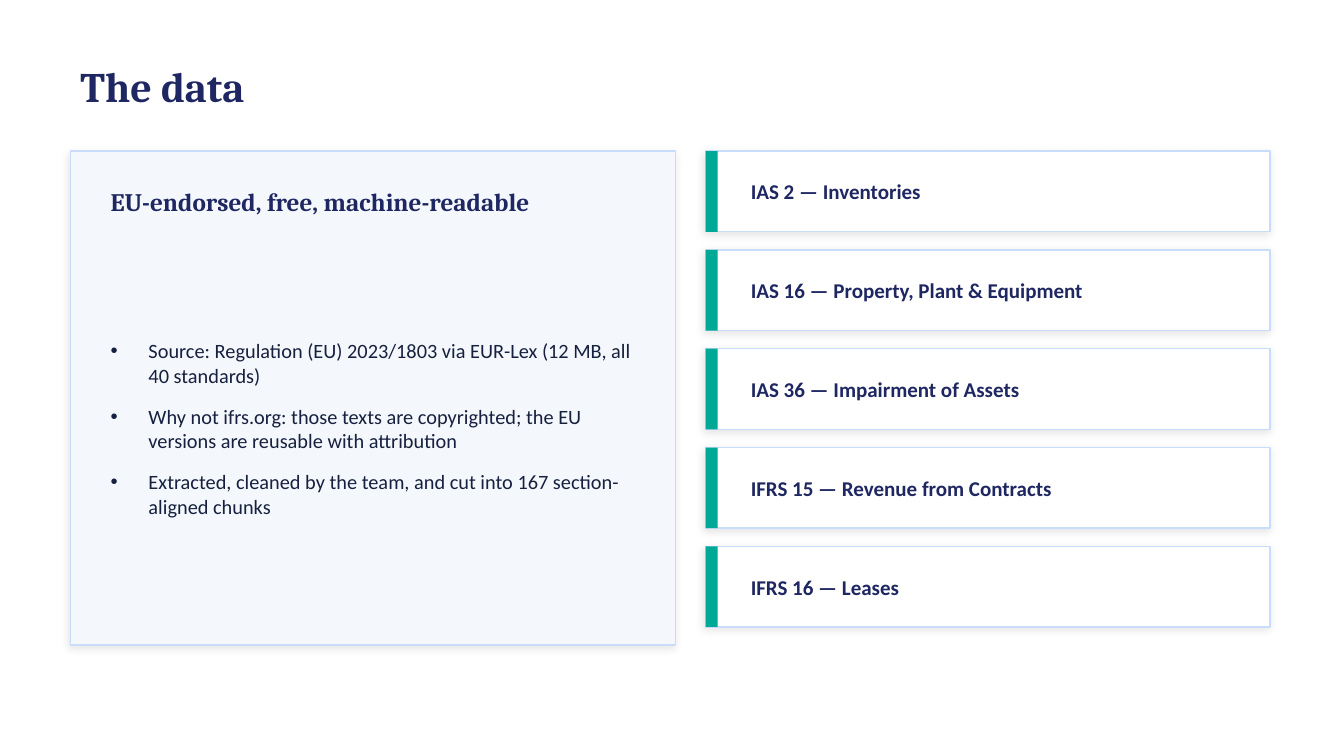
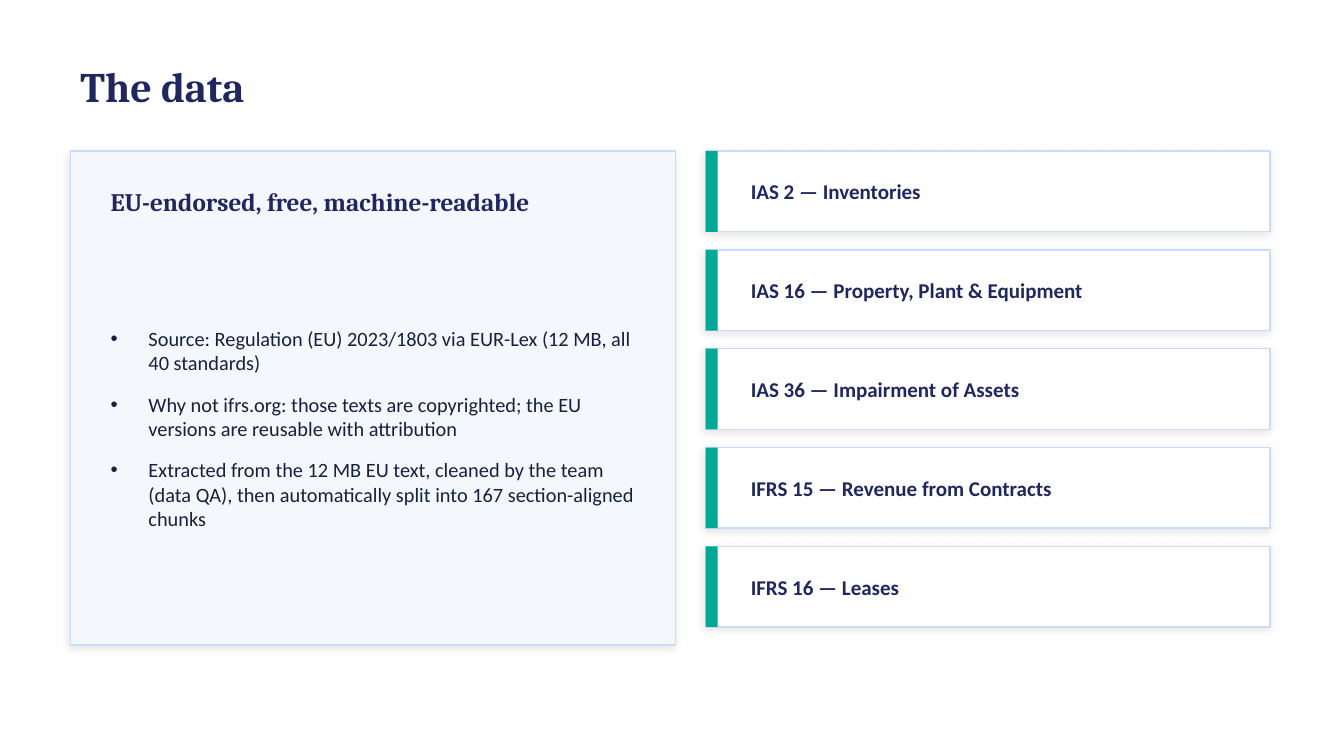
Before and after one commit to dhiatnit/ifrs-agent, a slide deck: slide 5 of slides/presentation.pptx. Drawn at 1344x756 pixels with LibreOffice and Linux fonts; fonts in the diff are those of the drawing. Boxes give left, top, right and bottom in pixels: in the first picture for what was removed or moved away, otherwise in the second. Text is boxed around its words. In the diff, an @@ line names an element or a change of style, - is before the commit and + after.

Commit message:
Slide: clarify chunking is automatic (honest wording)

```diff
--- a/slides/presentation.pptx
+++ b/slides/presentation.pptx
@@ text at box(148, 463, 634, 526): text changed @@
-• Extracted, cleaned by the team, and cut into 167 section-aligned chunks
+• Extracted from the 12 MB EU text, cleaned by the team (data QA), then automatically split into 167 section-aligned chunks
```
Also in this commit, not shown: 1 other file.
